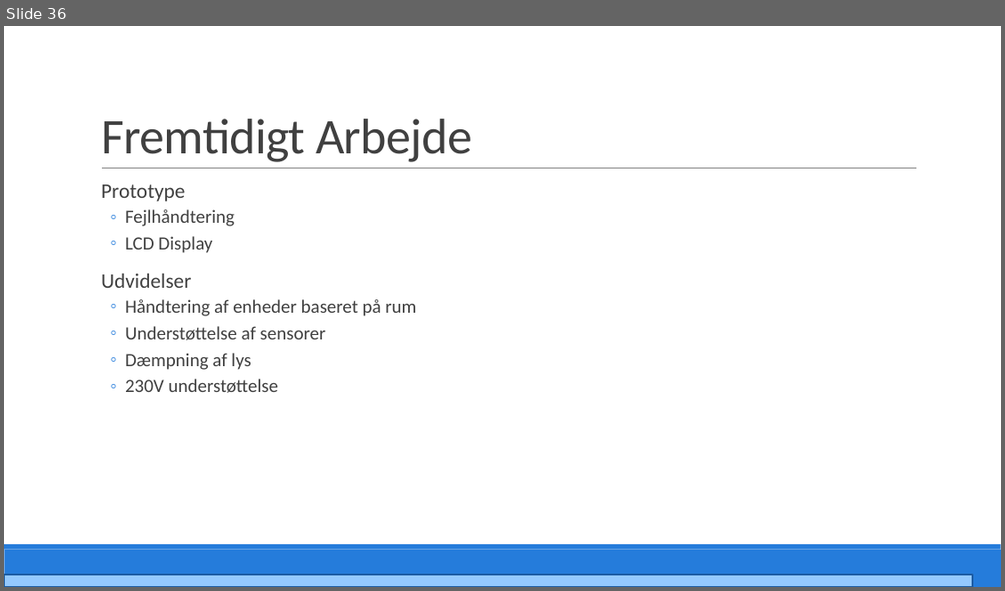
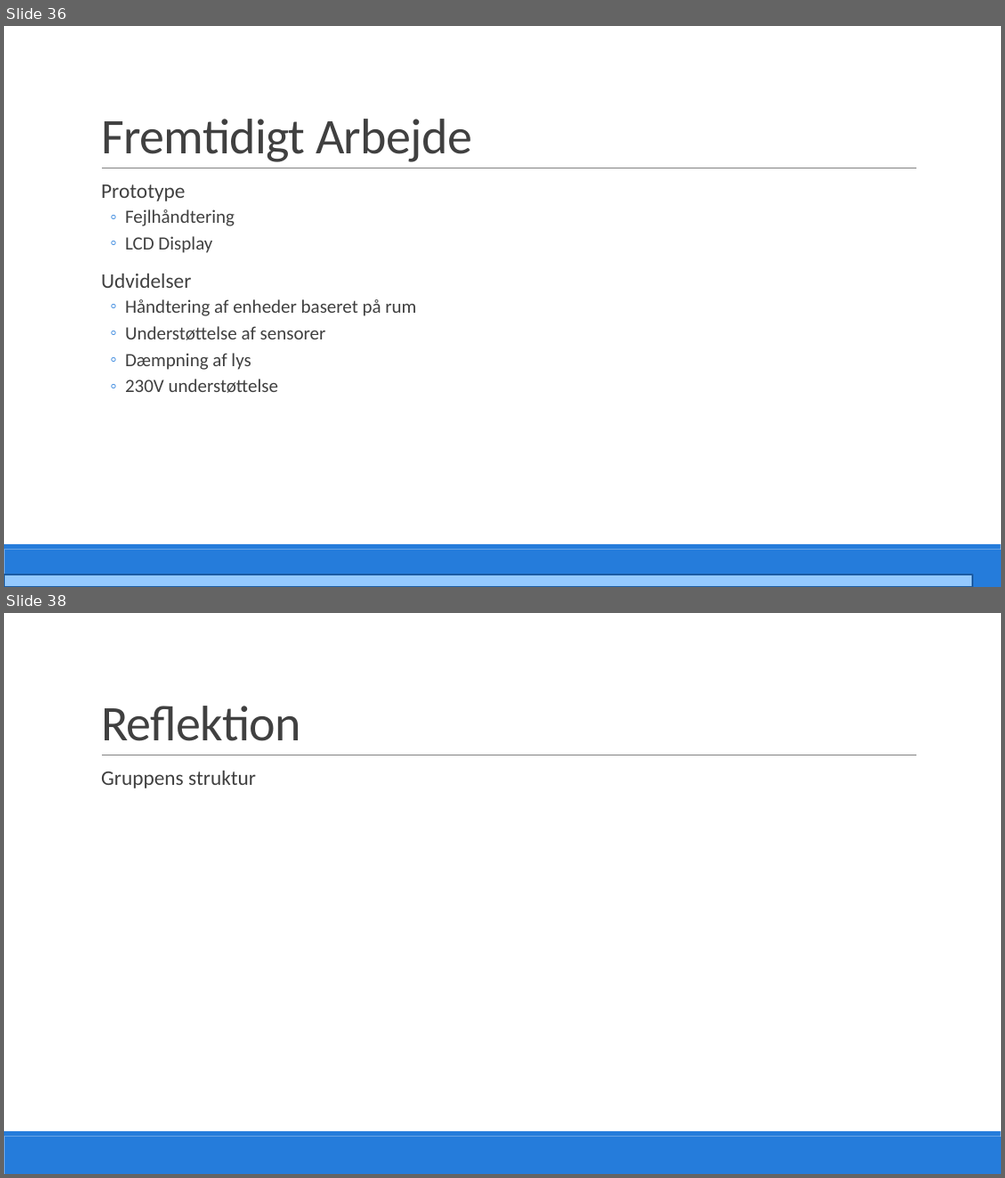
Before and after one commit to PRJ2GR15/Rapport, a slide deck: Fremlæggelse/Fremlæggelse.pptm. Shown one above the other, each under a label of ours: slide 36 before the commit, slides 36 and 38 after it; the slides between them are not shown. The pictures are 1005x591 and 1005x1178 pixels, drawn with LibreOffice and Linux fonts; fonts in the diff are those of the drawing. Boxes give left, top, right and bottom in pixels: in the first picture for what was removed or moved away, otherwise in the second. Text is boxed around its words. In the diff, an @@ line names an element or a change of style, - is before the commit and + after.

```diff
--- a/Fremlæggelse/Fremlæggelse.pptm
+++ b/Fremlæggelse/Fremlæggelse.pptm
@@ slide 38 added at (x1=4, y1=613, x2=1001, y2=1174), background #FFFFFF; not listed: 3 template elements that a slide beside it also shows @@
@@ title added at (x1=101, y1=706, x2=301, y2=741), 48 pt, text #404040 @@
+Reflektion
@@ text added at (x1=101, y1=771, x2=256, y2=788), 20 pt, text #404040 @@
+  Gruppens struktur
```
Also in this commit, not shown: 4 slides changed, 1 other slide added, 1 slide removed.
